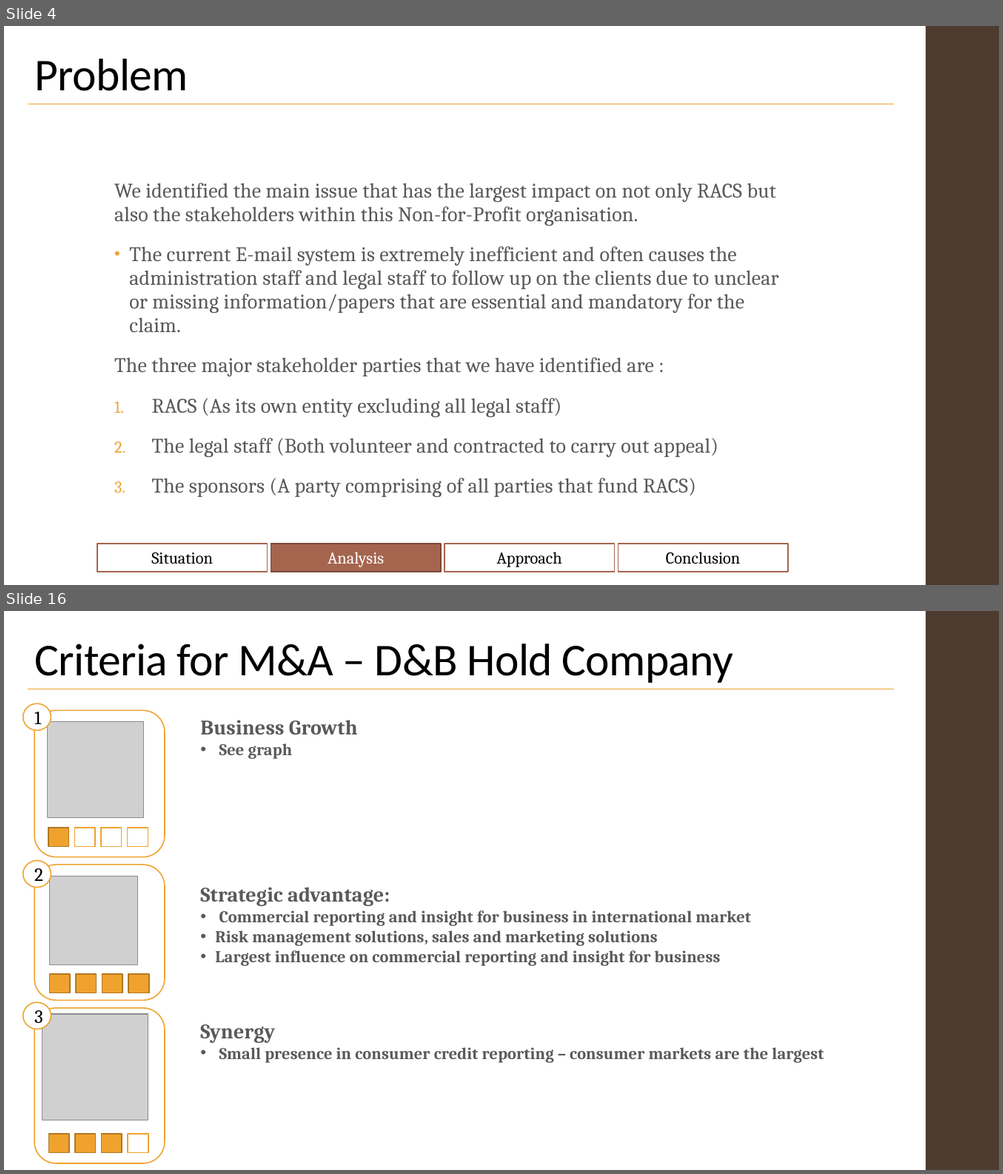
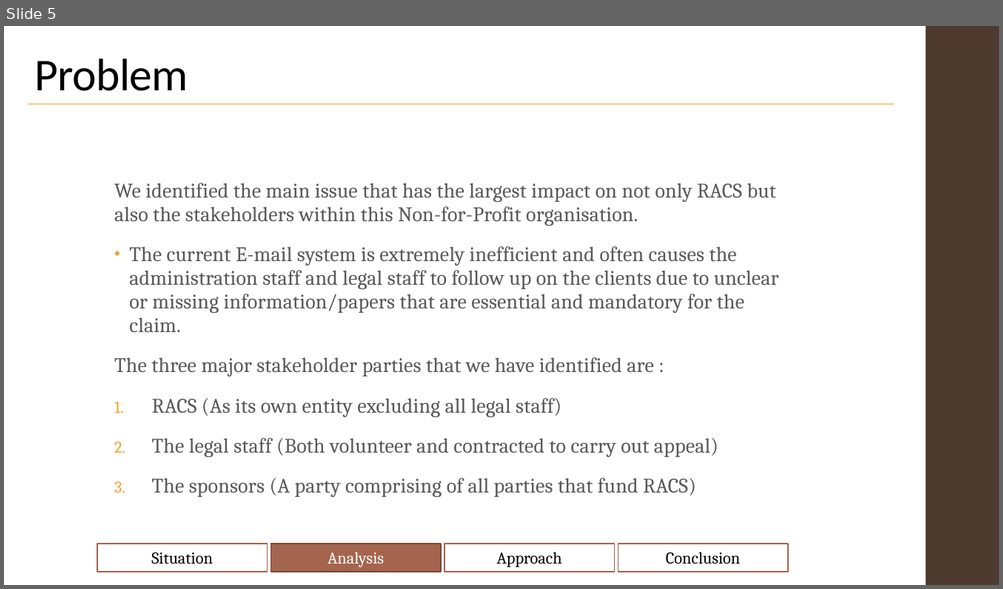
Before and after one commit to Shenganigans/HackJustice-Group-8, a slide deck: notes/Hackathon.pptx. Shown one above the other, each under a label of ours: slides 4 and 16 before the commit, slide 5 after it; the slides between them are not shown. The pictures are 1003x1174 and 1003x589 pixels, drawn with LibreOffice and Linux fonts; fonts in the diff are those of the drawing; grey boxes stand for pictures. Boxes give left, top, right and bottom in pixels: in the first picture for what was removed or moved away, otherwise in the second. Text is boxed around its words. In the diff, an @@ line names an element or a change of style, - is before the commit and + after.

```diff
--- a/notes/Hackathon.pptx
+++ b/notes/Hackathon.pptx
@@ slide 16 removed at <box>4,611,999,1170</box>, background #FFFFFF; not listed: 1 template element that a slide beside it also shows @@
@@ title removed at <box>35,644,733,683</box> @@
-Criteria for M&A – D&B Hold Company
@@ line removed from (27, 689) to (893, 689) @@
@@ ellipse removed at <box>22,703,51,730</box> @@
-1
@@ rounded rectangle removed at <box>34,710,165,857</box> @@
@@ text removed at <box>200,720,358,759</box> @@
-Business Growth
-• See graph
@@ picture removed at <box>47,722,144,818</box> @@
@@ rectangle removed at <box>48,828,68,847</box> @@
@@ rectangle removed at <box>75,828,95,847</box> @@
@@ rectangle removed at <box>101,828,121,847</box> @@
@@ rectangle removed at <box>127,828,148,847</box> @@
@@ ellipse removed at <box>22,861,51,888</box> @@
-2
@@ rounded rectangle removed at <box>34,865,165,1000</box> @@
@@ picture removed at <box>50,877,138,965</box> @@
@@ text removed at <box>200,887,751,966</box> @@
-Strategic advantage:
-• Commercial reporting and insight for business in international market
-• Risk management solutions, sales and marketing solutions
-• Largest influence on commercial reporting and insight for business
@@ rectangle removed at <box>50,974,70,993</box> @@
@@ rectangle removed at <box>76,974,96,993</box> @@
@@ rectangle removed at <box>102,974,122,993</box> @@
@@ rectangle removed at <box>128,974,149,993</box> @@
@@ ellipse removed at <box>22,1002,51,1030</box> @@
-3
@@ rounded rectangle removed at <box>34,1008,165,1164</box> @@
@@ picture removed at <box>42,1014,148,1121</box> @@
@@ text removed at <box>200,1025,823,1063</box> @@
-Synergy
-• Small presence in consumer credit reporting – consumer markets are the largest
@@ rectangle removed at <box>48,1134,69,1153</box> @@
@@ rectangle removed at <box>75,1134,95,1153</box> @@
@@ rectangle removed at <box>102,1134,122,1153</box> @@
@@ rectangle removed at <box>128,1134,148,1153</box> @@
@@ what was slide 4 is now slide 5 @@
```
Also in this commit, not shown: 9 slides changed, 11 slides added, 8 other slides removed.
